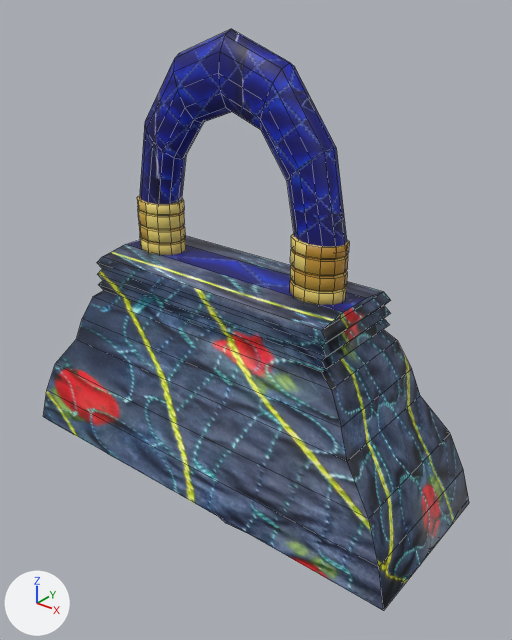
One commit to the Blender file working/subahu/Purse/Purse.blend: the scene before it, then after it.
Both versions are drawn from a 50 mm lens placed at (2.245, -1.584, 1.37), pointed at (0.984, -0.008, 0.392). Arrows for +X, +Y and +Z are at lower left; the lights stay in place. Mesh edges are drawn as thin lines.

Names of what the first picture shows: 'Purse', 'PurseCover', 'PurseString', 'axle'.
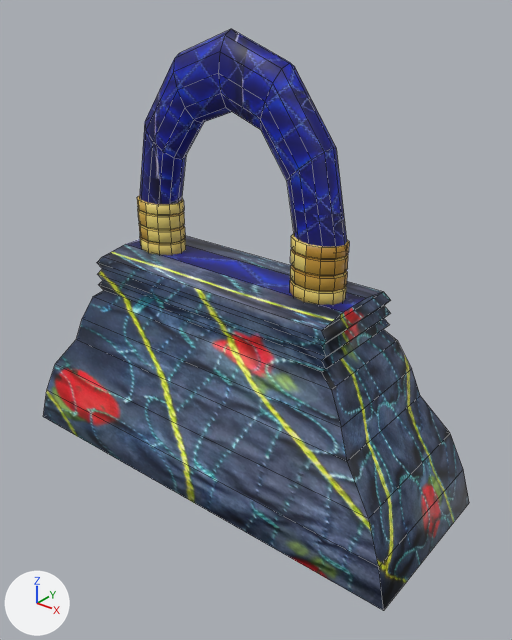
The newer file is also turned or shifted as a whole; pictures and numbers use the older file's frame.

Boxes (x1, y1, x2, y2) around the edits, measured in the pictures (512 x 640 px):
part 1 of me_cube, deleted: before (222, 519, 435, 579)

What changed in the scene script:
```text
Change me_cube:
    where me_cube.from_pydata(...)  # 137 vertices, 116 faces; spans x -0.75..0.75, y -0.29..0.28, z -0.2..0.54
    used by ob_purse; location = (0.892, 0.0, 0.0)
    me_cube part 1: the loose piece of 81 vertices spanning x -0.75..0.75, y -0.29..0.28, z -0.2..-0.15 is deleted
```
